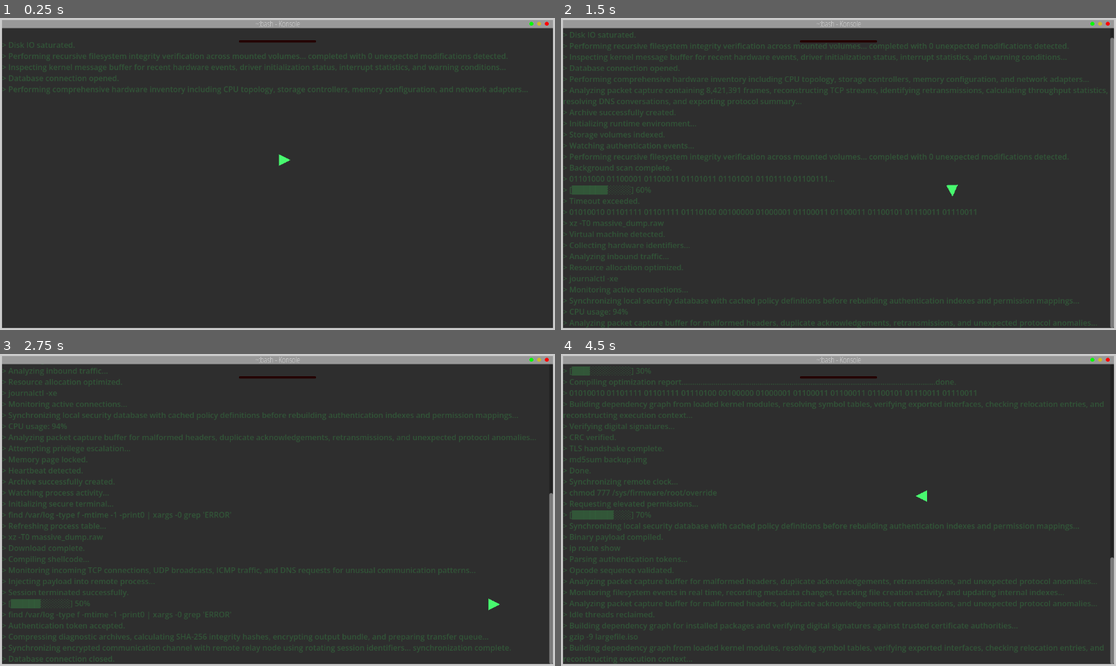
Above: before the commit, frames 1-4 (two rows, left to right).
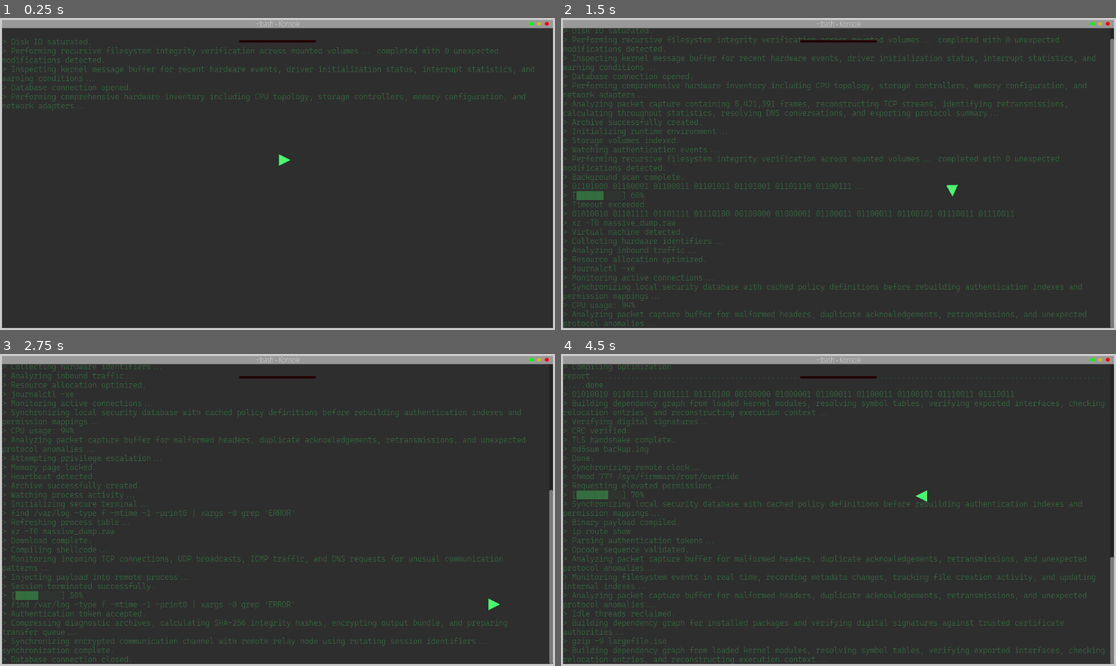
Above: after the commit, the same moments.

Repository: ArnavB67/PolyHack
Game: Godot game, scene res://Scenes/Level.tscn
Two runs of this game, one before a commit and one after it. Both use one fixed random seed, a clock stepped at 60 frames per second and the inputs below.
Inputs (mouse positions are in pixels of both pictures, inside the frame that each line leads up to):
- Up to frame 1 (0.25 s): no input
- Up to frame 2 (1.5 s): tap Enter at 0.5 s; move the mouse to (838, 177) at 0.52 s; hold D (Right) 0.53-1.28 s; tap Alt at 0.6 s; click (838, 177) at 0.67 s; move the mouse to (727, 189) at 1.27 s; hold S (Down) from 1.28 s (still down); tap Shift at 1.35 s
- Up to frame 3 (2.75 s): move the mouse to (333, 441) at 2.02 s; release S (Down) at 2.03 s; hold D (Right) from 2.03 s (still down); tap Alt at 2.1 s
- Up to frame 4 (4.5 s): move the mouse to (810, 572) at 2.77 s; release D (Right) at 2.78 s; hold W (Up) 2.78-3.53 s; tap Shift at 2.85, 4.35 s; click (810, 572) at 2.92 s; move the mouse to (1005, 556) at 3.52 s; hold A (Left) from 3.53 s (still down); tap Alt at 3.6 s; move the mouse to (672, 463) at 4.27 s

The runs differ from the first frame. In frame 1, 2.6% of the frame differs, in the area x 0-97%, y 6-30%; in frame 2, 9.4%, in the area x 0-100%, y 3-100%; in frame 3, 7.5%; in frame 4, 8.9%.

Commit message:
Added Visuals for Player hit
when enemy hits it produces a visual effect involving particle system, camera shake and a glitch effect shaders(for this i had to get help of a tutorial and some ai help for adjusting values and customising)

Diff:
--- a/Scenes/Level.tscn
+++ b/Scenes/Level.tscn
@@ -4,6 +4,9 @@
 [ext_resource type="Script" uid="uid://dgchyxx7oxb6r" path="res://Scripts/background_logs.gd" id="1_8rbpu"]
 [ext_resource type="Script" uid="uid://ujvpeftihu2k" path="res://Scenes/level.gd" id="1_fuudy"]
 [ext_resource type="FontFile" uid="uid://l0y6rw06k73f" path="res://Assets/NotoSans_Condensed-Thin.ttf" id="1_vsvp5"]
+[ext_resource type="FontFile" uid="uid://cl55wjokfjvjq" path="res://Assets/CascadiaCode-Light.ttf" id="2_xylue"]
+[ext_resource type="Shader" uid="uid://c122y7lmagyfn" path="res://Scripts/Glitch.gdshader" id="5_ienac"]
+[ext_resource type="Script" uid="uid://cjvttwkr1luxo" path="res://Scripts/camera_2d.gd" id="6_tj5wv"]
 
 [sub_resource type="StyleBoxFlat" id="StyleBoxFlat_8rbpu"]
 bg_color = Color(0.18000486, 0.18000486, 0.18000486, 1)
@@ -55,10 +58,14 @@
 [sub_resource type="GradientTexture2D" id="GradientTexture2D_tj5wv"]
 gradient = SubResource("Gradient_xylue")
 
+[sub_resource type="ShaderMaterial" id="ShaderMaterial_5rrr5"]
+shader = ExtResource("5_ienac")
+shader_parameter/TearStrength = 0.03
+shader_parameter/BlockSize = 45.0
+shader_parameter/RgbSplit = 0.015
+
 [node name="Level" type="Node" unique_id=847438034]
 script = ExtResource("1_fuudy")
-metadata/_edit_vertical_guides_ = [1113.0]
-metadata/_edit_horizontal_guides_ = [680.0]
 
 [node name="BG" type="Panel" parent="." unique_id=252478960]
 anchors_preset = 15
@@ -78,7 +85,8 @@
 offset_bottom = -4.0
 grow_horizontal = 2
 grow_vertical = 2
-theme_override_colors/default_color = Color(0.25882354, 0.98039216, 0.39215687, 0.19607843)
+theme_override_colors/default_color = Color(0.25882354, 0.98039216, 0.39215687, 0.3137255)
+theme_override_fonts/normal_font = ExtResource("2_xylue")
 scroll_following = true
 script = ExtResource("1_8rbpu")
 
@@ -171,6 +179,15 @@
 mesh = SubResource("SphereMesh_ienac")
 texture = SubResource("GradientTexture2D_tj5wv")
 
+[node name="GlitchEffect" type="ColorRect" parent="LevelUI" unique_id=918780119]
+visible = false
+material = SubResource("ShaderMaterial_5rrr5")
+anchors_preset = 15
+anchor_right = 1.0
+anchor_bottom = 1.0
+grow_horizontal = 2
+grow_vertical = 2
+
 [node name="Player" parent="." unique_id=1101997899 instance=ExtResource("1_0ba56")]
 z_index = 10
 position = Vector2(587, 295)
@@ -180,5 +197,9 @@
 wait_time = 5.0
 autostart = true
 
+[node name="Camera2D" type="Camera2D" parent="." unique_id=1126594645]
+position = Vector2(576, 324)
+script = ExtResource("6_tj5wv")
+
 [connection signal="timeout" from="BackgroundLogsTimer" to="BackgroundLogs" method="_on_timer_timeout"]
 [connection signal="timeout" from="EnemySpawnTimer" to="." method="_on_enemy_spawn_timer_timeout"]
--- a/Scenes/TriangleEnemy.tscn
+++ b/Scenes/TriangleEnemy.tscn
@@ -9,7 +9,7 @@
 metadata/_edit_horizontal_guides_ = [4.0]
 
 [node name="Polygon2D" type="Polygon2D" parent="." unique_id=726458611]
-color = Color(0.71314275, 0.09232233, 0.12015482, 1)
+color = Color(1, 0, 0, 1)
 polygon = PackedVector2Array(4, 0, -2, -3, -2, 3)
 
 [node name="CollisionPolygon2D" type="CollisionPolygon2D" parent="." unique_id=735994258]
--- a/Scenes/player.tscn
+++ b/Scenes/player.tscn
@@ -23,6 +23,7 @@
 
 [node name="Polygon2D" type="Polygon2D" parent="." unique_id=431576194]
 color = Color(0.28581735, 0.9799898, 0.43828398, 1)
+antialiased = true
 polygon = PackedVector2Array(4, 0, -2, -3, -2, 3)
 
 [node name="CollisionPolygon2D" type="CollisionPolygon2D" parent="." unique_id=580446180]
@@ -43,3 +44,18 @@
 theme_override_styles/fill = SubResource("StyleBoxFlat_cvnsp")
 value = 50.0
 show_percentage = false
+
+[node name="DamageEffect" type="CPUParticles2D" parent="." unique_id=218628757]
+emitting = false
+amount = 30
+lifetime = 0.3
+one_shot = true
+explosiveness = 1.0
+randomness = 1.0
+lifetime_randomness = 0.5
+local_coords = true
+spread = 180.0
+gravity = Vector2(0, 0)
+initial_velocity_min = 10.0
+initial_velocity_max = 40.0
+color = Color(1, 0, 0, 1)
--- /dev/null
+++ b/Scripts/Glitch.gdshader
@@ -0,0 +1,23 @@
+shader_type canvas_item;
+
+uniform sampler2D ScreenTexture: hint_screen_texture,filter_nearest;
+uniform float TearStrength : hint_range(0, 0.1)= 0.03;
+uniform float BlockSize : hint_range(10, 100)= 45;
+uniform float RgbSplit : hint_range(0, 0.1)= 0.015;
+
+float random(vec2 uv) {
+    return fract(sin(dot(uv.xy,vec2(12.9898,78.233)))*43758.5453123);
+}
+
+void fragment() {
+    vec2 uv= SCREEN_UV;
+    float Block=floor(uv.y*BlockSize);
+    float TimeStep=floor(TIME*20.0);
+    float GlitchOffset= (random(vec2(Block,TimeStep))-0.5)*TearStrength;
+    vec2 TornUV = uv+vec2(GlitchOffset,0);
+    float R= texture(ScreenTexture,TornUV+vec2(RgbSplit*random(vec2(TIME)), 0)).r;
+    float G= texture(ScreenTexture,TornUV).g;
+    float B=texture(ScreenTexture,TornUV- vec2(RgbSplit*random(vec2(TIME)),0)).b;
+
+    COLOR = vec4(R,G,B,1);
+}
--- a/Scripts/Globals.gd
+++ b/Scripts/Globals.gd
@@ -3,3 +3,4 @@
 var PlayerPosition
 var HackPercentage= 0
 var IsGameOver = false
+var IsPlayerHit = false
--- /dev/null
+++ b/Scripts/camera_2d.gd
@@ -0,0 +1,13 @@
+extends Camera2D
+
+var ShakeIntensity = 0
+
+func _process(delta: float) -> void:
+	if ShakeIntensity>0:
+		offset= Vector2(randf_range(-1,1),randf_range(-1,1))*ShakeIntensity
+		ShakeIntensity=lerpf(ShakeIntensity,0,10*delta)
+	else:
+		offset=Vector2.ZERO
+
+func ShakeOnHit(Intensity):
+	ShakeIntensity = Intensity
--- a/Scripts/enemy.gd
+++ b/Scripts/enemy.gd
@@ -22,8 +22,8 @@
 	if body.is_in_group("Player"):
 		if Globals.HackPercentage+5<100:
 			Globals.HackPercentage+=5
+			Globals.IsPlayerHit = true
 		elif Globals.HackPercentage<=100:
 			Globals.HackPercentage=100
 			Globals.IsGameOver = true
-
 		queue_free()
--- a/Scripts/player.gd
+++ b/Scripts/player.gd
@@ -13,6 +13,16 @@
 	health_bar.value = Globals.HackPercentage
 	if Globals.IsGameOver == true:
 		queue_free()
+	if Globals.IsPlayerHit:
+		Globals.IsPlayerHit= false
+		$DamageEffect.emitting = true
+		var Camera=get_viewport().get_camera_2d()
+		if Camera:
+			Camera.ShakeOnHit(25)
+		$"../LevelUI/GlitchEffect".visible=true
+		await get_tree().create_timer(0.15).timeout
+		$"../LevelUI/GlitchEffect".visible=false
+
 
 func _physics_process(delta: float) -> void:
 	var Direction = Input.get_vector("Left","Right","Up","Down")
Binary file added: Assets/CascadiaCode-Light.ttf
Not shown, added: Assets/CascadiaCode-Light.ttf.import
Not shown, added: Scripts/Glitch.gdshader.uid
Not shown, added: Scripts/camera_2d.gd.uid
